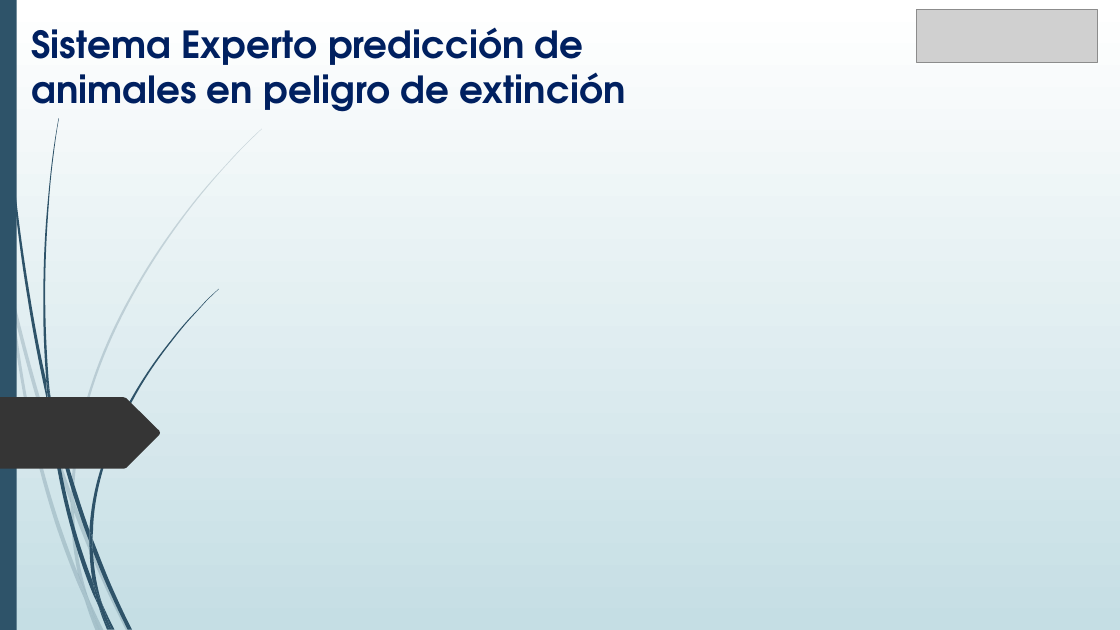
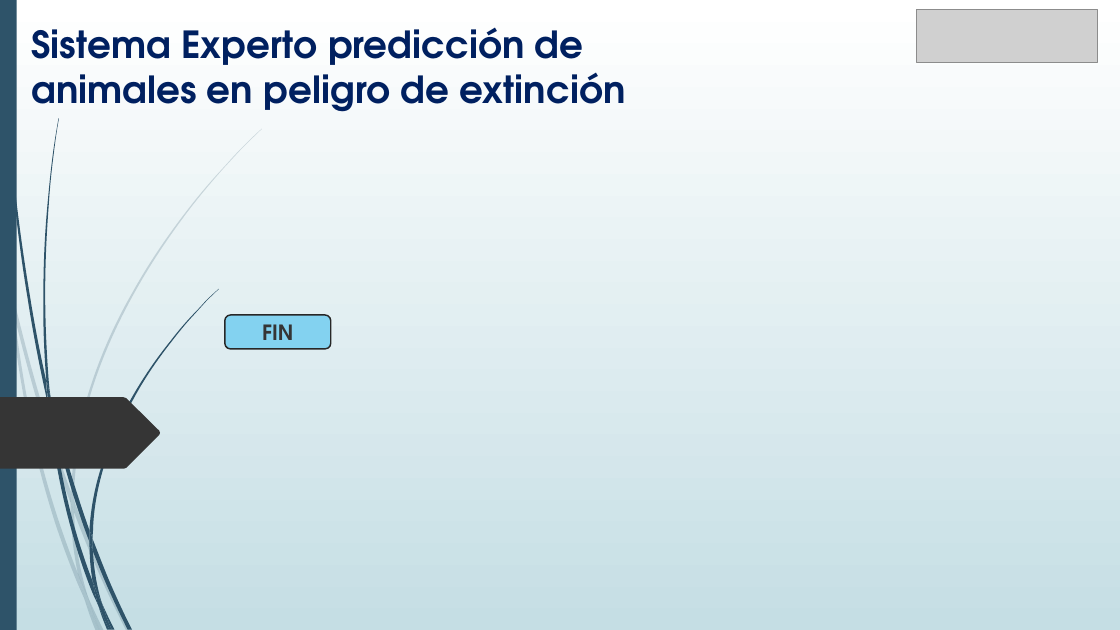
Before and after one commit to naldoreupo/Sistema-Experto, a slide deck: slide 1 of imagenes/presentacion.pptx. Drawn at 1120x630 pixels with LibreOffice and Linux fonts; fonts in the diff are those of the drawing; grey boxes stand for pictures. Boxes give left, top, right and bottom in pixels: in the first picture for what was removed or moved away, otherwise in the second. Text is boxed around its words. In the diff, an @@ line names an element or a change of style, - is before the commit and + after.

```diff
--- a/imagenes/presentacion.pptx
+++ b/imagenes/presentacion.pptx
@@ rounded rectangle added at <box>225,315,331,349</box>, fill #83D2F0, outline #272727 1.25 pt, 18 pt, text #353535, bold @@
+FIN
```
Also in this commit, not shown: 4 other files.
